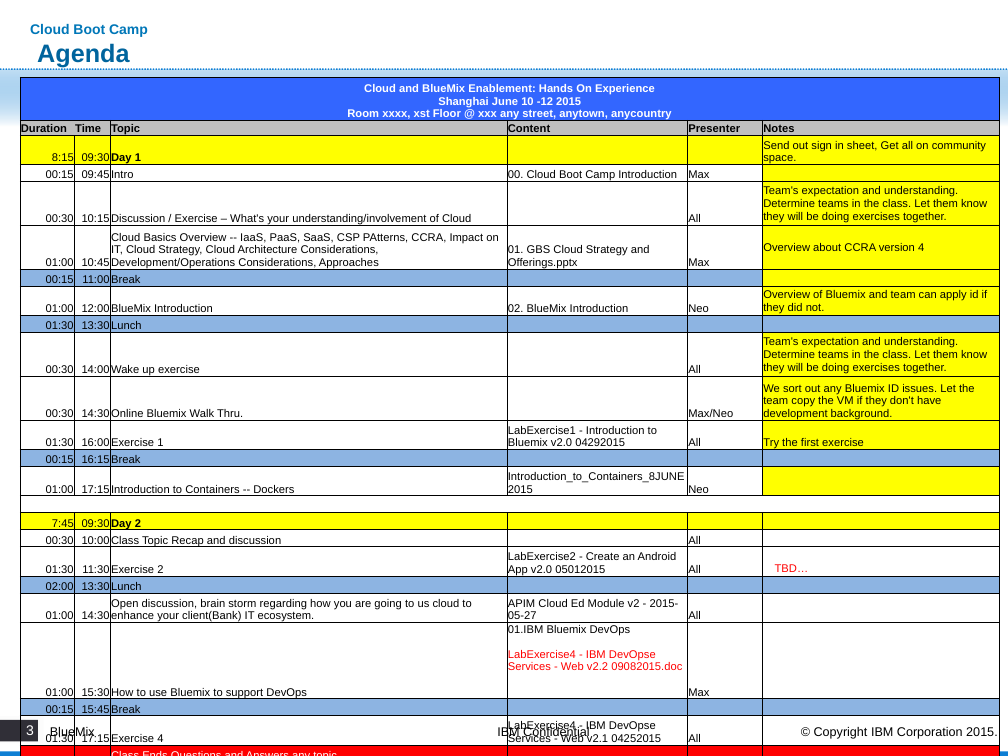
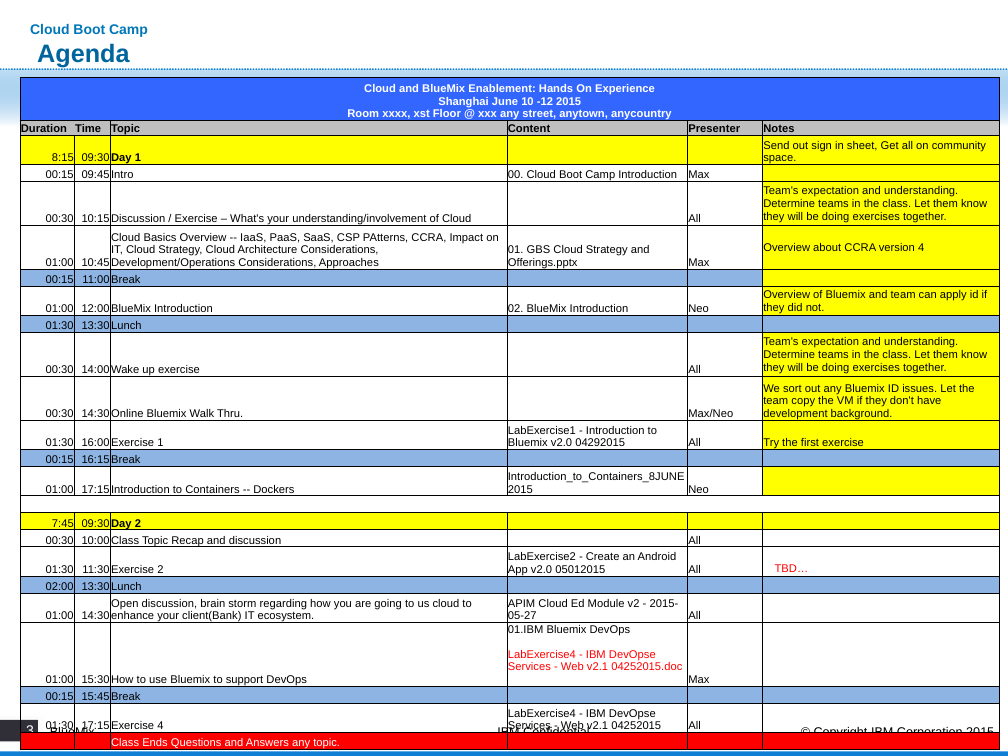
Before and after one commit to skivvyxu/BlueMix-Training, a slide deck: slide 3 of Day1/00. Cloud Boot Camp Introduction.pptx. Drawn at 1008x756 pixels with LibreOffice and Linux fonts; fonts in the diff are those of the drawing; background and template pictures are left out. Boxes give left, top, right and bottom in pixels: in the first picture for what was removed or moved away, otherwise in the second. Text is boxed around its words. In the diff, an @@ line names an element or a change of style, - is before the commit and + after.

```diff
--- a/Day1/00. Cloud Boot Camp Introduction.pptx
+++ b/Day1/00. Cloud Boot Camp Introduction.pptx
@@ table at bbox=[20, 77, 1000, 753] @@
-row 21, column 4: 01.IBM Bluemix DevOps / LabExercise4 - IBM DevOpse Services - Web v2.2 09082015.doc
+row 21, column 4: 01.IBM Bluemix DevOps / LabExercise4 - IBM DevOpse Services - Web v2.1 04252015.doc
```
